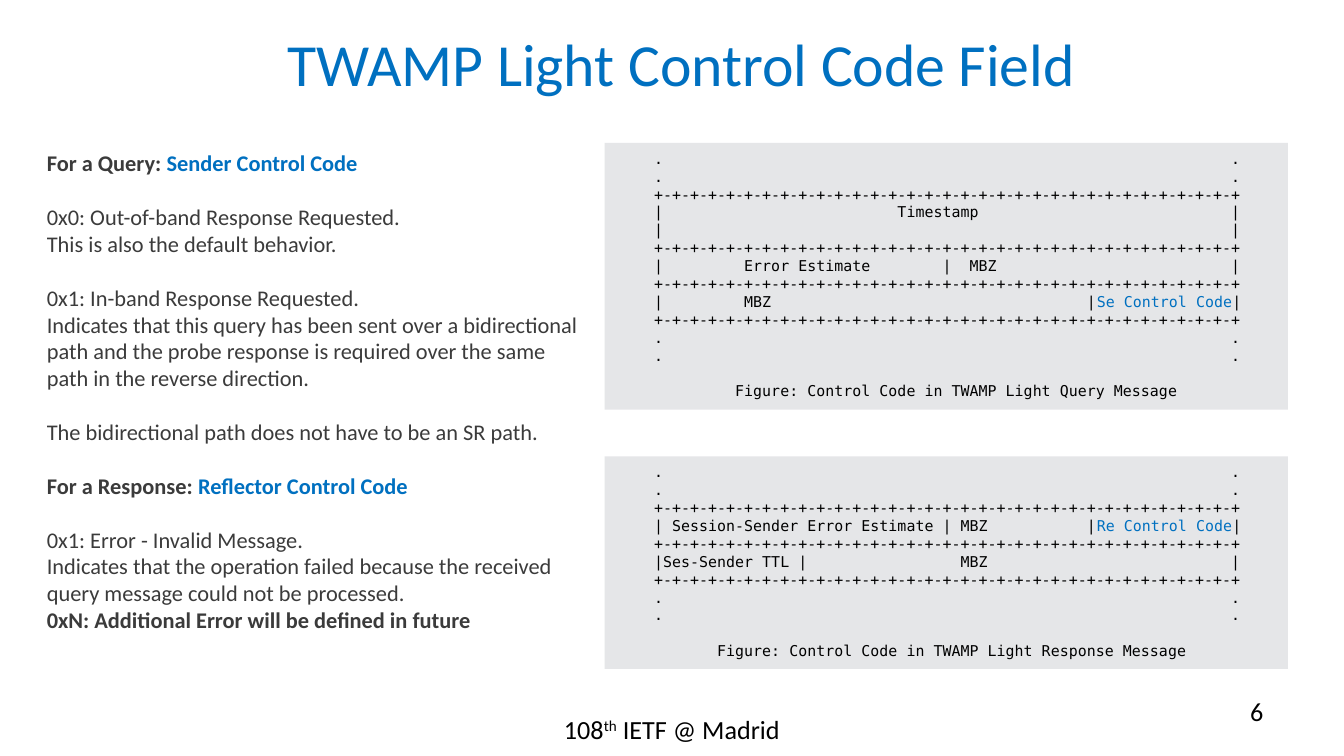
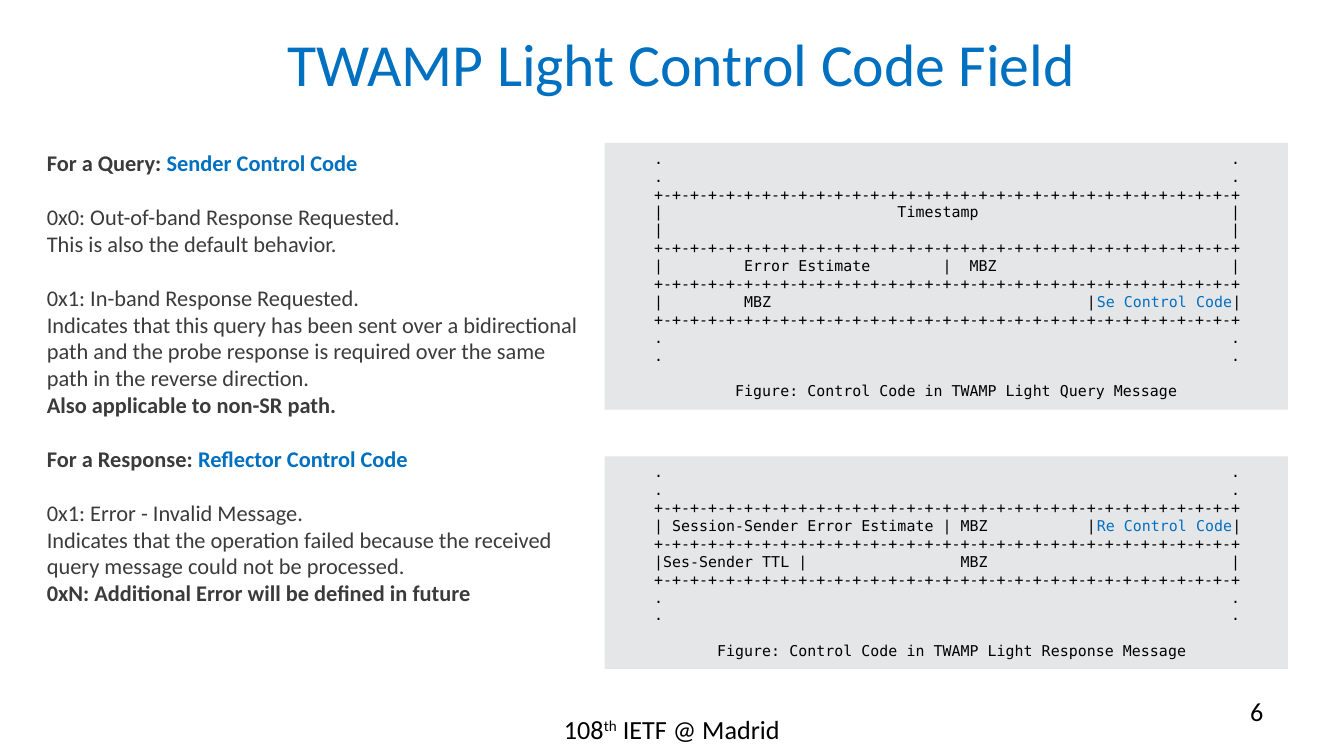
Before and after one commit to rakgandhi/ietf-slides, a slide deck: slide 6 of draft-gandhi-spring-twamp-srpm-09.pptx. Drawn at 1344x756 pixels with LibreOffice and Linux fonts; fonts in the diff are those of the drawing. Boxes give left, top, right and bottom in pixels: in the first picture for what was removed or moved away, otherwise in the second. Text is boxed around its words. In the diff, an @@ line names an element or a change of style, - is before the commit and + after.

```diff
--- a/draft-gandhi-spring-twamp-srpm-09.pptx
+++ b/draft-gandhi-spring-twamp-srpm-09.pptx
@@ text at [47,397,337,417]: text changed; bold on @@
-The bidirectional path does not have to be an SR path.
+Also applicable to non-SR path.
```
Also in this commit, not shown: 2 other slides changed, 3 other files.
